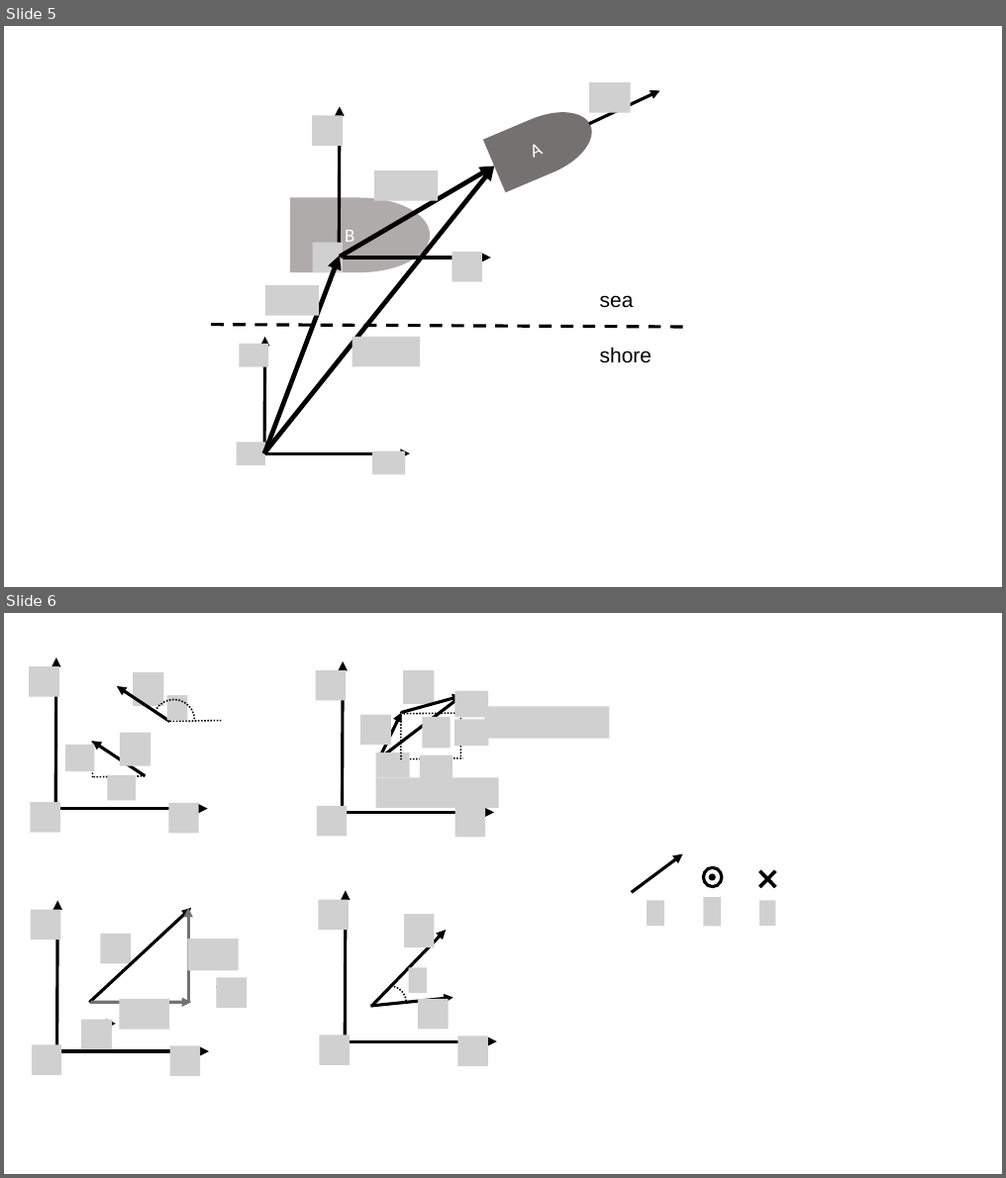
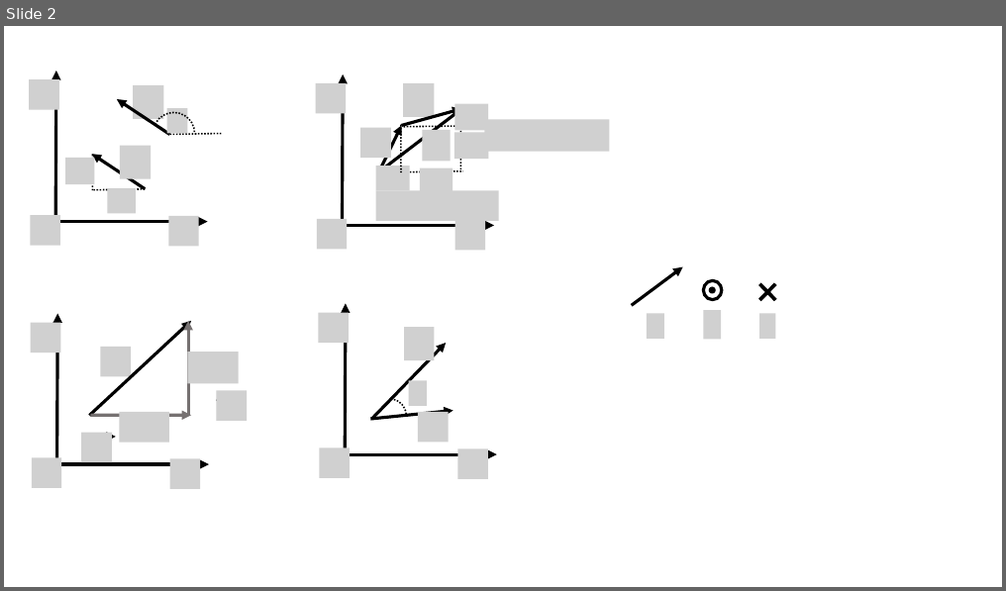
Before and after one commit to OSTP/PhysicsArtofModelling, a slide deck: tex/figures/Figures.pptx. Shown one above the other, each under a label of ours: slides 5 and 6 before the commit, slide 2 after it. The pictures are 1006x1178 and 1006x591 pixels, drawn with LibreOffice and Linux fonts; fonts in the diff are those of the drawing; grey boxes stand for pictures. Boxes give left, top, right and bottom in pixels: in the first picture for what was removed or moved away, otherwise in the second. Text is boxed around its words. In the diff, an @@ line names an element or a change of style, - is before the commit and + after.

```diff
--- a/tex/figures/Figures.pptx
+++ b/tex/figures/Figures.pptx
@@ slide 5 removed at (4,26,1002,587), background #FFFFFF @@
@@ group removed at (211,82,690,474): 10 pictures, 8 arrows, 2 flow chart delays, 2 texts, 1 line @@
-B
-A
-shore
-sea
@@ what was slide 6 is now slide 2 @@
```
Also in this commit, not shown: 1 slide changed, 8 other slides removed, 6 other files.
